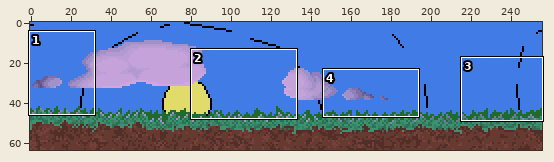
A pixel-art file gets an edit: Aseprite WIP/coverpg/title.aseprite. The picture above shows the old version from afar; the outline marks the close-up.
Close-up. Earlier state:
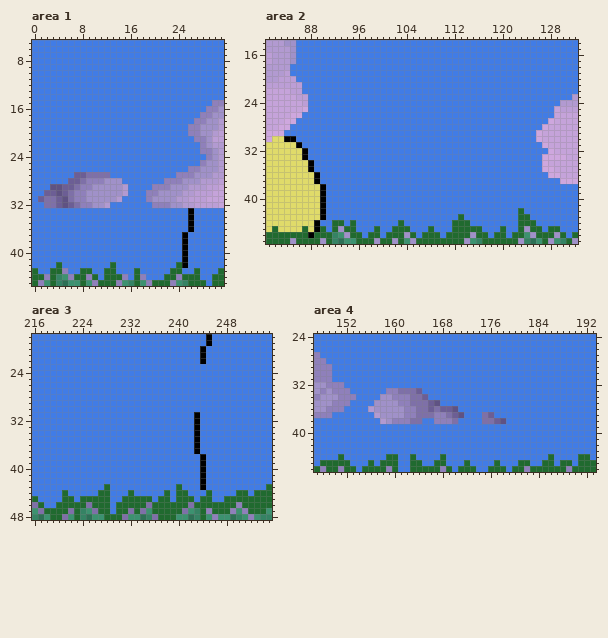
256x64 pixels, 1 frame. Shown: area 1: x 0..31, y 5..45; area 2: x 81..132, y 14..47; area 3: x 216..255, y 18..48; area 4: x 147..193, y 24..46. The commit also changed other parts of the picture, which this record leaves out.
Now the later version:
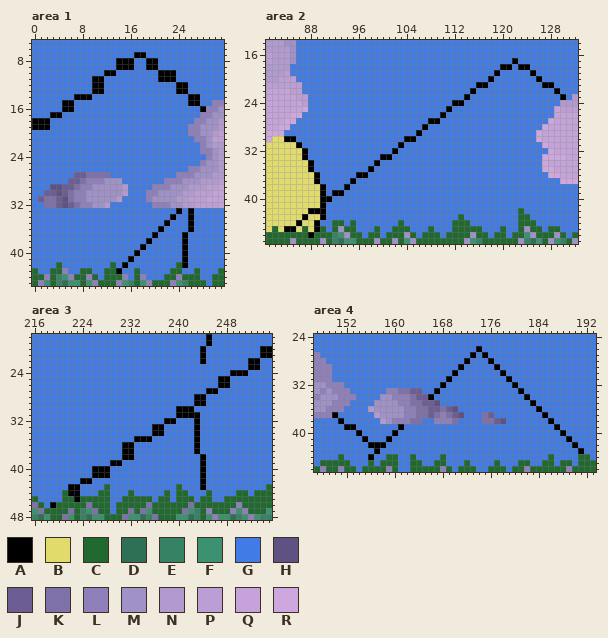
Palette (. is transparent): A #000000  B #e0db6a  C #206a2f  D #2d7055  E #358364  F #3c9270  G #417ce6  H #5f5283  J #6c5e95  K #7e70a8  L #8f80bb  M #a091c9  N #b29ad1  P #bc9ed6  Q #c5a3da  R #cea7de
From old to new:
layer "sun" added
Area 1, layer "behind cloud":
y 7: x 17..18 GG -> AA
y 8..9: x 14..16 GGG -> AAA; x 19..20 GG -> AA
y 10: x 12..13 GG -> AA; x 21..23 GGG -> AAA
y 11: x 10..11 GG -> AA; x 21..23 GGG -> AAA
y 12..13: x 10..11 GG -> AA; x 24..25 GG -> AA
y 14: x 7..9 GGG -> AAA; x 26..27 GG -> AA
y 15: x 5..6 GG -> AA; x 26..27 GG -> AA
y 16: x 5..6 GG -> AA; x 28 G -> A
y 17: x 3..4 GG -> AA
y 18..19: x 0..2 GGG -> AAA
y 33: x 24 G -> A
y 34: x 23 G -> A
y 35: x 22 G -> A
y 36: x 21 G -> A
y 37: x 20 G -> A
y 38: x 19 G -> A
y 39: x 18 G -> A
y 40: x 17 G -> A
y 41: x 16 G -> A
y 42: x 15 G -> A
y 43: x 14 G -> A
Area 2, layer "behind cloud":
y 17: x 122 G -> A
y 18: x 120..121 GG -> AA; x 123..124 GG -> AA
y 19: x 119 G -> A; x 125 G -> A
y 20: x 118 G -> A; x 126 G -> A
y 21: x 116..117 GG -> AA; x 127..128 GG -> AA
y 22: x 115 G -> A; x 129 G -> A
y 23: x 114 G -> A; x 130 G -> A
y 24: x 112..113 GG -> AA
y 25: x 111 G -> A
y 26: x 110 G -> A
y 27: x 108..109 GG -> AA
y 28: x 107 G -> A
y 29: x 106 G -> A
y 30: x 104..105 GG -> AA
y 31: x 103 G -> A
y 32: x 102 G -> A
y 33: x 100..101 GG -> AA
y 34: x 99 G -> A
y 35: x 98 G -> A
y 36: x 96..97 GG -> AA
y 37: x 95 G -> A
y 38: x 94 G -> A
y 39: x 92..93 GG -> AA
y 40: x 91 G -> A
y 42: x 88..89 BB -> AA
y 43: x 87 B -> A
y 44: x 86 B -> A
y 45: x 84..85 BB -> AA
Area 3, layer "behind cloud":
y 20..21: x 254..255 GG -> AA
y 22..23: x 252..253 GG -> AA
y 24: x 249..251 GGG -> AAA
y 25..26: x 247..248 GG -> AA
y 27: x 245..246 GG -> AA
y 28..29: x 243..244 GG -> AA
y 30..31: x 240..242 GGG -> AAA
y 32: x 238..239 GG -> AA
y 33..34: x 236..237 GG -> AA
y 35: x 233..235 GGG -> AAA
y 36..38: x 231..232 GG -> AA
y 39: x 229..230 GG -> AA
y 40..41: x 226..228 GGG -> AAA
y 42: x 224..225 GG -> AA
y 43..44: x 222..223 GG -> AA
y 45: x 223 G -> A
y 46: x 219 G -> A
Area 4, layers "front clouds", "behind cloud":
y 26: x 174 G -> A
y 27: x 173 G -> A; x 175 G -> A
y 28: x 172 G -> A; x 176 G -> A
y 29: x 171 G -> A; x 177 G -> A
y 30: x 170 G -> A; x 178 G -> A
y 31: x 169 G -> A; x 179 G -> A
y 32: x 168 G -> A; x 180 G -> A
y 33: x 163 K -> J; x 167 G -> A; x 181 G -> A
y 34: x 164 K -> J; x 166 G -> A; x 182 G -> A
y 35: x 165 K -> J; x 183 G -> A
y 36: x 167..168 KJ -> JK; x 184 G -> A
y 37: x 150 G -> A; x 166..167 KL -> JK; x 185 G -> A
y 38: x 151 G -> A; x 186 G -> A
y 39: x 152..153 GG -> AA; x 161 G -> A; x 187 G -> A
y 40: x 154 G -> A; x 160 G -> A; x 188 G -> A
y 41: x 155 G -> A; x 159 G -> A; x 189 G -> A
y 42: x 156..158 GGG -> AAA; x 190 G -> A
y 43: x 157 G -> A; x 191 G -> A
y 44: x 156 G -> A
Where, in picture pixels (left, top, right, bottom), the same in both close-ups:
changed: (32, 52, 206, 130)
changed: (116, 208, 182, 274)
changed: (284, 58, 566, 232)
changed: (50, 346, 272, 508)
changed: (410, 346, 584, 454)
changed: (332, 412, 404, 460)
